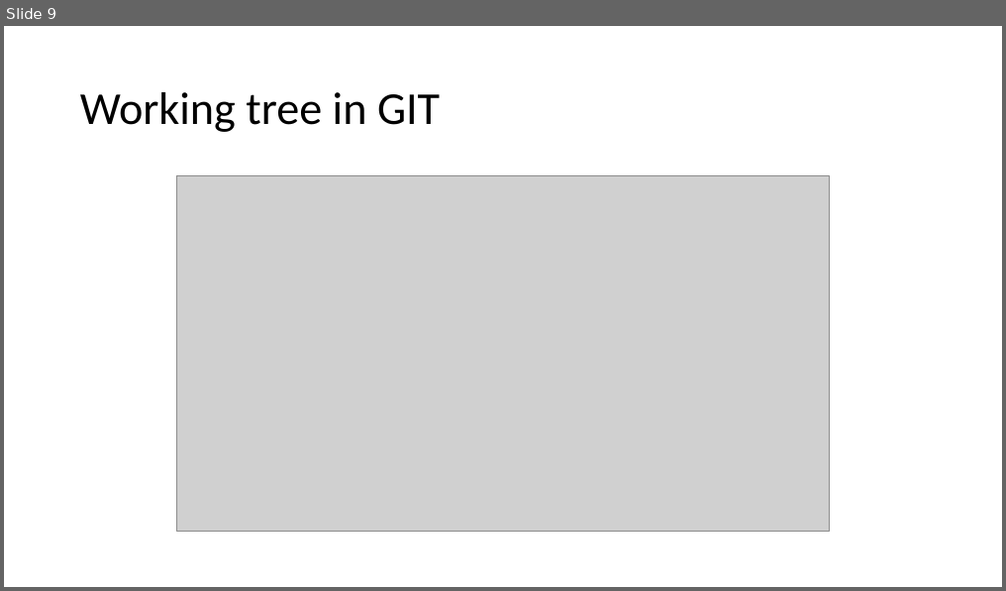
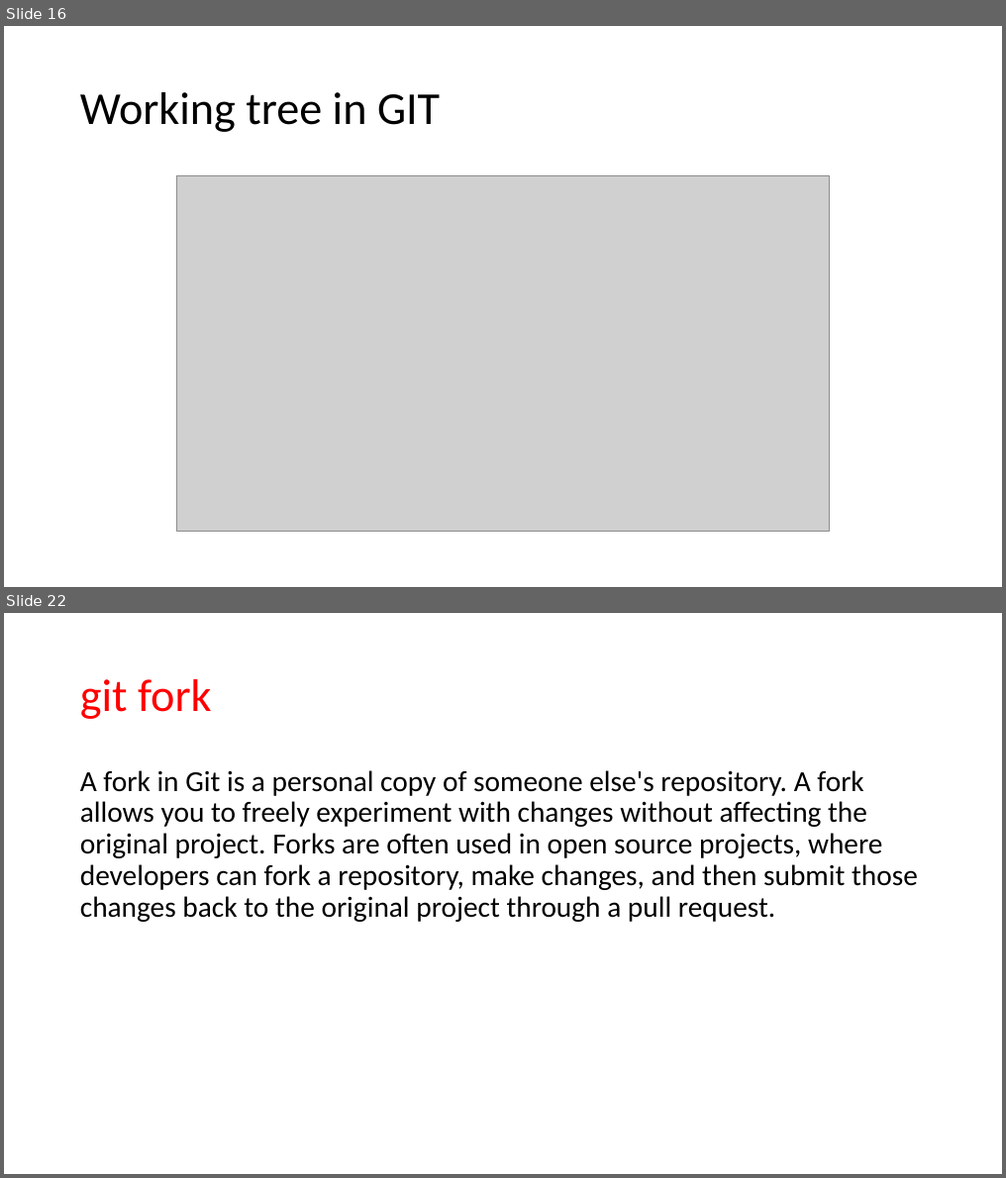
Before and after one commit to JanbaskDevops/Batch1, a slide deck: MyLearnings/CICD/Class5- Azure Repository/Class presentation.pptx. Shown one above the other, each under a label of ours: slide 9 before the commit, slides 16 and 22 after it; the slides between them are not shown. The pictures are 1006x591 and 1006x1178 pixels, drawn with LibreOffice and Linux fonts; fonts in the diff are those of the drawing; grey boxes stand for pictures. Boxes give left, top, right and bottom in pixels: in the first picture for what was removed or moved away, otherwise in the second. Text is boxed around its words. In the diff, an @@ line names an element or a change of style, - is before the commit and + after.

```diff
--- a/MyLearnings/CICD/Class5- Azure Repository/Class presentation.pptx
+++ b/MyLearnings/CICD/Class5- Azure Repository/Class presentation.pptx
@@ slide 22 added at [4, 613, 1002, 1174], background #FFFFFF @@
@@ title added at [80, 679, 212, 719], 44 pt, text #FF0000 @@
+git fork
@@ text added at [80, 770, 918, 922], 28 pt, text #000000 @@
+A fork in Git is a personal copy of someone else's repository. A fork allows you to freely experiment with changes without affecting the original project. Forks are often used in open source projects, where developers can fork a repository, make changes, and then submit those changes back to the original project through a pull request.
@@ what was slide 9 is now slide 16 @@
```
Also in this commit, not shown: 15 other slides added, 18 other files.
